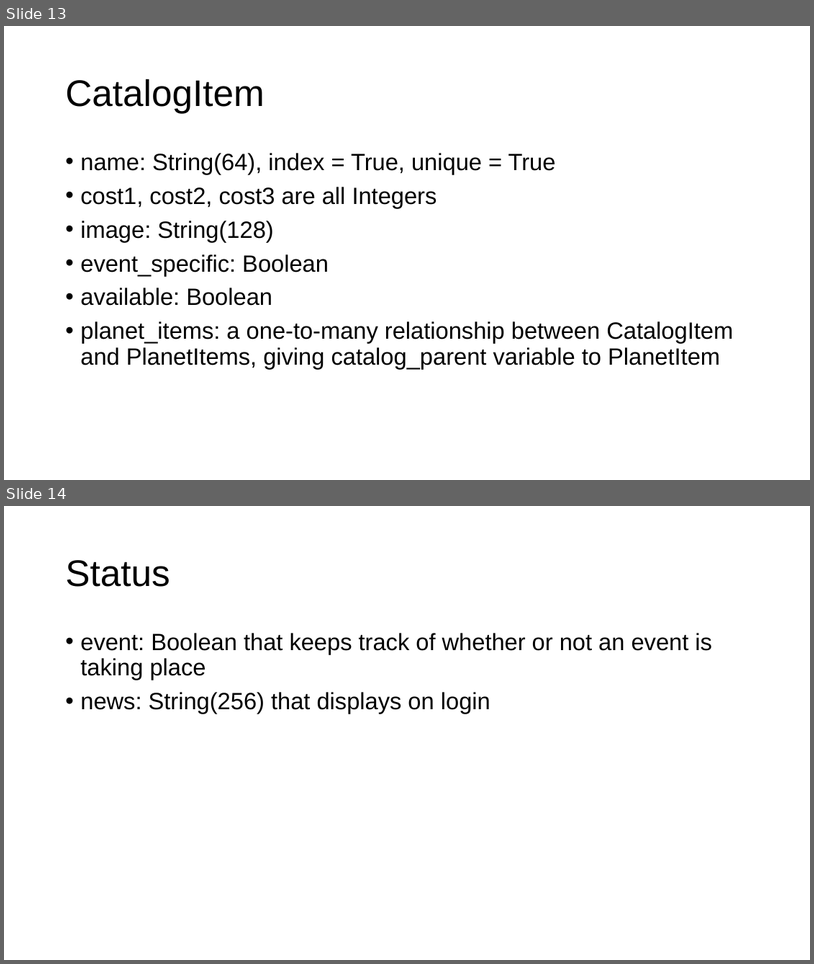
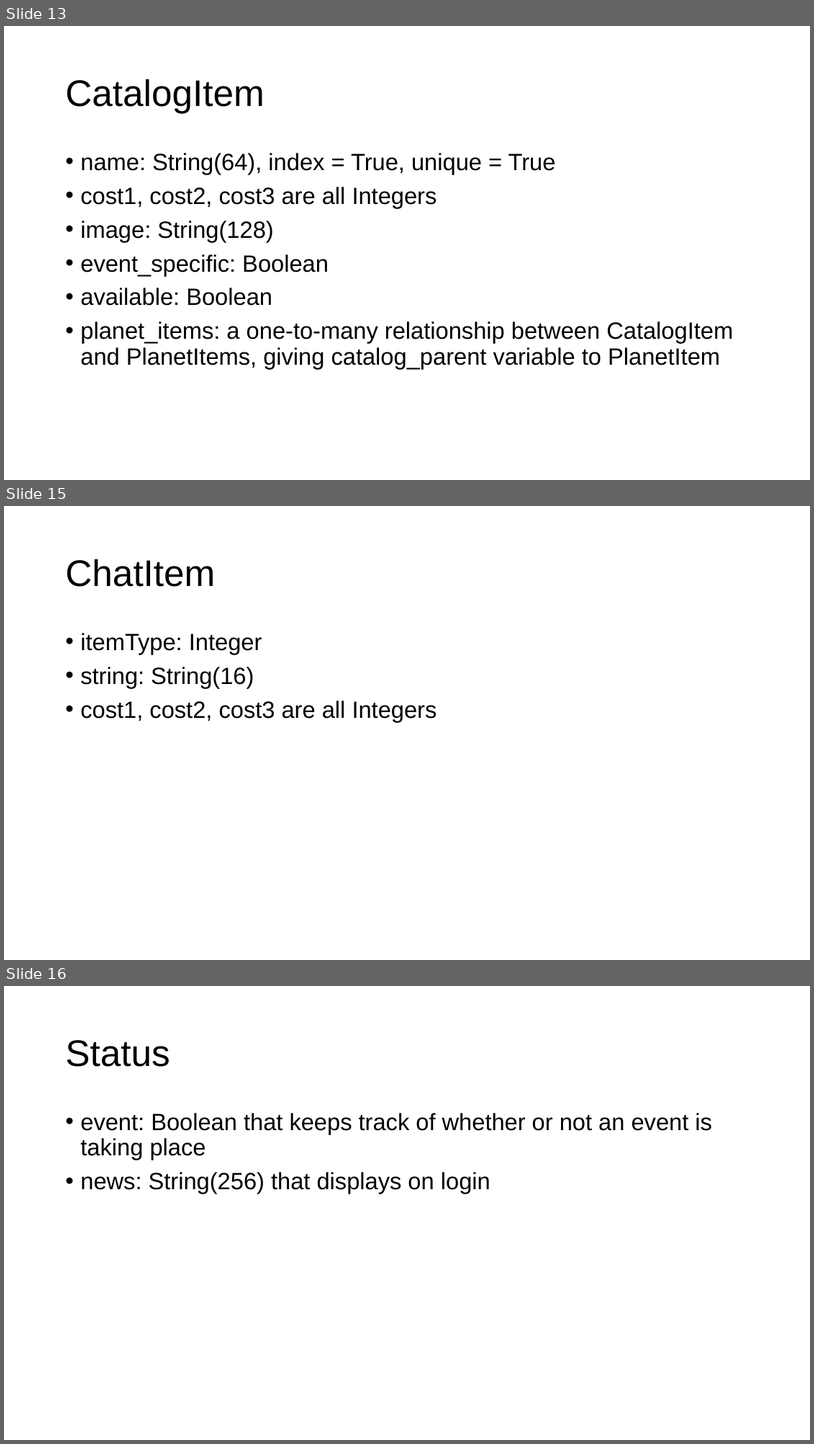
Before and after one commit to gmfk07/iu2018-backend, a slide deck: iu-spec-backend.pptx. Shown one above the other, each under a label of ours: slides 13 and 14 before the commit, slides 13, 15 and 16 after it; the slides between them are not shown. The pictures are 814x964 and 814x1444 pixels, drawn with LibreOffice and Linux fonts; fonts in the diff are those of the drawing. Boxes give left, top, right and bottom in pixels: in the first picture for what was removed or moved away, otherwise in the second. Text is boxed around its words. In the diff, an @@ line names an element or a change of style, - is before the commit and + after.

Commit message:
Shop Item Update, Powerpoint Update

```diff
--- a/iu-spec-backend.pptx
+++ b/iu-spec-backend.pptx
@@ slide 15 added at (4,506,810,960), background #FFFFFF @@
@@ title added at (65,559,215,587), 44 pt, text #000000 @@
+ChatItem
@@ text added at (80,633,437,721), 28 pt, text #000000 @@
+• itemType: Integer
+• string: String(16)
+• cost1, cost2, cost3 are all Integers
@@ what was slide 14 is now slide 16 @@
```
Also in this commit, not shown: 4 slides changed, 2 other slides added, 4 other files.
